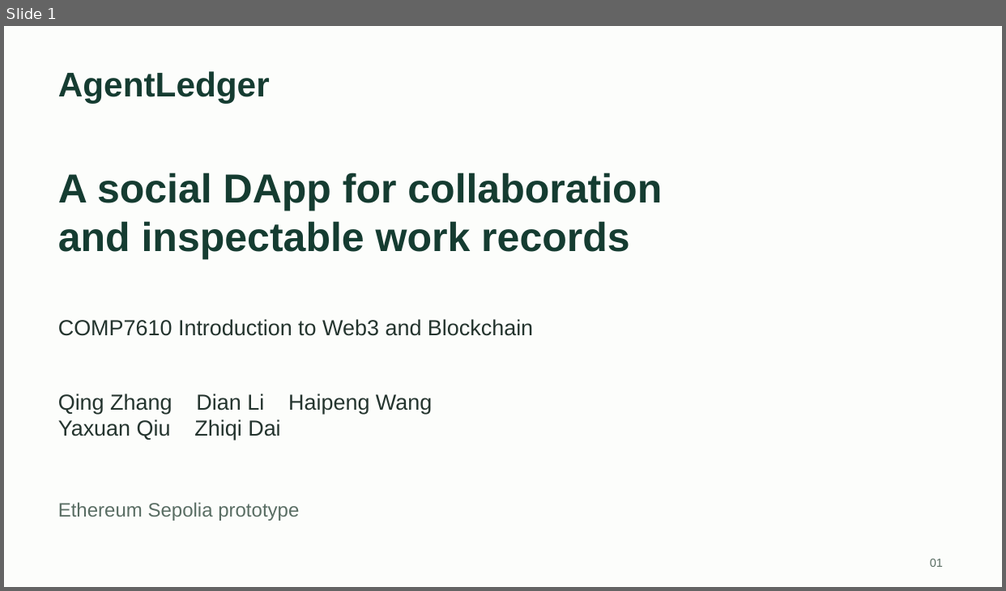
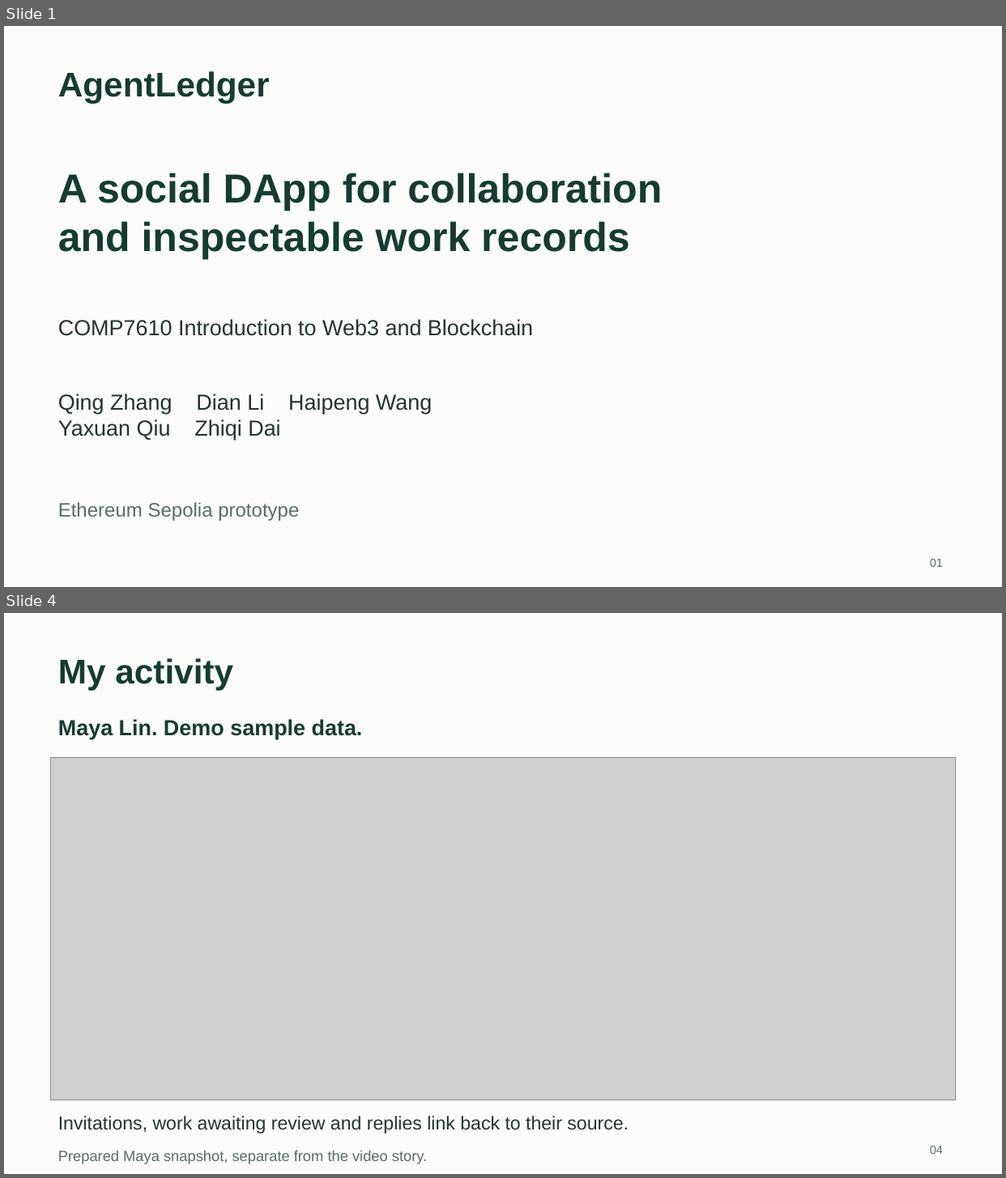
Before and after one commit to Zqqq-qq/comp7610-agentledger, a slide deck: docs/project/5-AgentLedger-Slides.pptx. Shown one above the other, each under a label of ours: slide 1 before the commit, slides 1 and 4 after it; the slides between them are not shown. The pictures are 1006x591 and 1006x1178 pixels, drawn with LibreOffice and Linux fonts; fonts in the diff are those of the drawing; grey boxes stand for pictures. Boxes give left, top, right and bottom in pixels: in the first picture for what was removed or moved away, otherwise in the second. Text is boxed around its words. In the diff, an @@ line names an element or a change of style, - is before the commit and + after.

Commit message:
docs: improve presentation story, readability and evidence

```diff
--- a/docs/project/5-AgentLedger-Slides.pptx
+++ b/docs/project/5-AgentLedger-Slides.pptx
@@ slide 4 added at (4,613,1002,1174), background #FCFDFB @@
@@ text added at (58,658,233,690), 33 pt, text #153C31, bold @@
+My activity
@@ text added at (58,719,363,739), 21 pt, text #153C31, bold @@
+Maya Lin. Demo sample data.
@@ picture added at (50,757,955,1101) @@
@@ text added at (58,1116,629,1134), 18 pt, text #24342E @@
+Invitations, work awaiting review and replies link back to their source.
@@ text added at (930,1146,943,1154), 11.2 pt, text #596D63 @@
+04
@@ text added at (58,1150,427,1165), 14.2 pt, text #596D63 @@
+Prepared Maya snapshot, separate from the video story.
```
Also in this commit, not shown: 7 slides changed, 2 other slides added, 2 slides removed, 7 other files.
